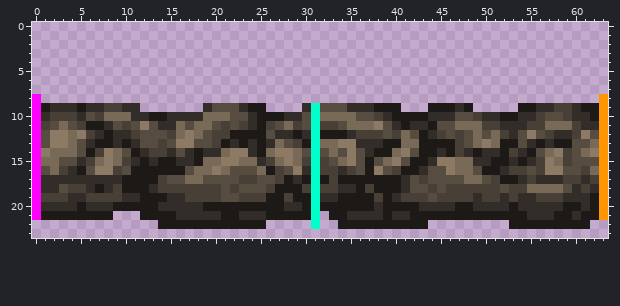
Pixel-art sprite -- content/Blocks/Terrain/terrain_debug.png. The first picture shows the starting point.
The file is 64x24 pixels.
New version:
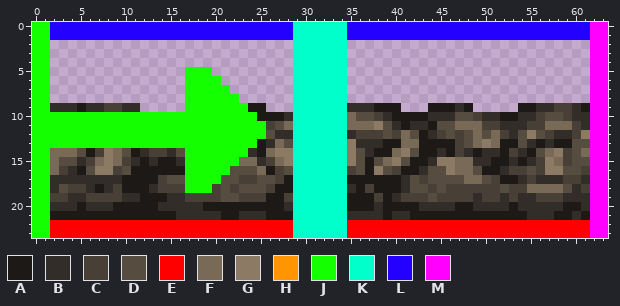
Palette (. is transparent): A #1c1917  B #322d29  C #483f37  D #564d40  E #ff0000  F #786a56  G #8c7a64  H #ff9500  J #14ff00  K #00ffcb  L #2300ff  M #ff00ff
Edits made:
@@ x 0..63 @@
- 0 ................................................................
- 1 ................................................................
- 2 ................................................................
- 3 ................................................................
- 4 ................................................................
- 5 ................................................................
- 6 ................................................................
- 7 ................................................................
- 8 M..............................................................H
- 9 MABBBABBCCBB.......BDDDBAA....BKDDDBBBAAA...AAABA.....AABBCCBAAH
-10 MBCCCBDCFFFBBAABBBBFFFDDBAAABBDKFFFFDDCBAAAABBBDDCBBAABBCDDCBBAH
-11 MCDFDCAABDCDGDBBFDFFDCDCBACDFCDKCCDFFFGDBABBADDFFFCCBBBCCFFFCBBH
-12 MDGGFGCBABBCDDDCFGFDCCAAAADBBABKAAABCCCDCFDABCDCDFDFCBDGDCBBCGDH
-13 MDGGFDBAABABDDCDGGDDCABABABFDCAKFFGGBBBAAFFAAAACDFGFAADBABAADDFH
-14 MGFFFDACGFDABCCBDBABBFGGBAFGGFDKDFDGDBAAFGDAABACBABBACBADFGCDFGH
-15 MFFDDBCFGFCBABAABBAFFGGFFBCFGFCKCDFGDADFGDAABGGFFBBAABABCGFCDDDH
-16 MDFCBADGGCDAAAAAADFFGFDDDFACDGBKCCBCDAGDCAABDDGFFDAABCCDCGGDDCFH
-17 MBBBBBBBBBAAAACDDFFDDDDCCDDCABAKACAAAAAAABDCDDDDFFDCAABCBBBCCBCH
-18 MBBDCCBABCAAABCCCCCCCDCDDDCAAACKCCBBACAAABDDCDCCCCCCDCCFFFFDBCBH
-19 MCCCBBCCCCBBAAABBCCCCDDCCCAACAAKBBAAAACABCCCDCCCCBCCBCBBCCCBBBAH
-20 MBBBBABBBAAAAABBBBBAAAAAAAAABBAKAAAAAABAAAABBBBAABBBBABBBBBAABAH
-21 MAAAAAAAA...AAAABBBBBAABBBAAAAAK.AABBBBABBAAAAAAAAAAAAABBBAABAAH
-22 ..............AAAAAAAAAAAA.....K..AAAAAAAAAA.........AAAAAAAAA..
-23 ................................................................
+ 0 JJLLLLLLLLLLLLLLLLLLLLLLLLLLLKKKKKKLLLLLLLLLLLLLLLLLLLLLLLLLLLMM
+ 1 JJLLLLLLLLLLLLLLLLLLLLLLLLLLLKKKKKKLLLLLLLLLLLLLLLLLLLLLLLLLLLMM
+ 2 JJ...........................KKKKKK...........................MM
+ 3 JJ...........................KKKKKK...........................MM
+ 4 JJ...........................KKKKKK...........................MM
+ 5 JJ...............JJJ.........KKKKKK...........................MM
+ 6 JJ...............JJJJ........KKKKKK...........................MM
+ 7 JJ...............JJJJJ.......KKKKKK...........................MM
+ 8 JJ...............JJJJJJ......KKKKKK...........................MM
+ 9 JJBBBABBCCBB.....JJJJJJJAA...KKKKKKBBBAAA...AAABA.....AABBCCBAMM
+10 JJJJJJJJJJJJJJJJJJJJJJJJJAAABKKKKKKFDDCBAAAABBBDDCBBAABBCDDCBBMM
+11 JJJJJJJJJJJJJJJJJJJJJJJJJJCDFKKKKKKFFFGDBABBADDFFFCCBBBCCFFFCBMM
+12 JJJJJJJJJJJJJJJJJJJJJJJJJJDBBKKKKKKBCCCDCFDABCDCDFDFCBDGDCBBCGMM
+13 JJJJJJJJJJJJJJJJJJJJJJJJJABFDKKKKKKGBBBAAFFAAAACDFGFAADBABAADDMM
+14 JJFFFDACGFDABCCBDJJJJJJJBAFGGKKKKKKGDBAAFGDAABACBABBACBADFGCDFMM
+15 JJFDDBCFGFCBABAABJJJJJJFFBCFGKKKKKKGDADFGDAABGGFFBBAABABCGFCDDMM
+16 JJFCBADGGCDAAAAAAJJJJJDDDFACDKKKKKKCDAGDCAABDDGFFDAABCCDCGGDDCMM
+17 JJBBBBBBBBAAAACDDJJJJDDCCDDCAKKKKKKAAAAAABDCDDDDFFDCAABCBBBCCBMM
+18 JJBDCCBABCAAABCCCJJJCDCDDDCAAKKKKKKBACAAABDDCDCCCCCCDCCFFFFDBCMM
+19 JJCCBBCCCCBBAAABBCCCCDDCCCAACKKKKKKAAACABCCCDCCCCBCCBCBBCCCBBBMM
+20 JJBBBABBBAAAAABBBBBAAAAAAAAABKKKKKKAAABAAAABBBBAABBBBABBBBBAABMM
+21 JJAAAAAAAAAAAAAABBBBBAABBBAAAKKKKKKBBBBABBAAAAAAAAAAAAABBBAABAMM
+22 JJEEEEEEEEEEEEEEEEEEEEEEEEEEEKKKKKKEEEEEEEEEEEEEEEEEEEEEEEEEEEMM
+23 JJEEEEEEEEEEEEEEEEEEEEEEEEEEEKKKKKKEEEEEEEEEEEEEEEEEEEEEEEEEEEMM
Changed places in both pictures, as pixel boxes (x1, y1, x2, y2):
changed: (32, 22, 608, 238)
